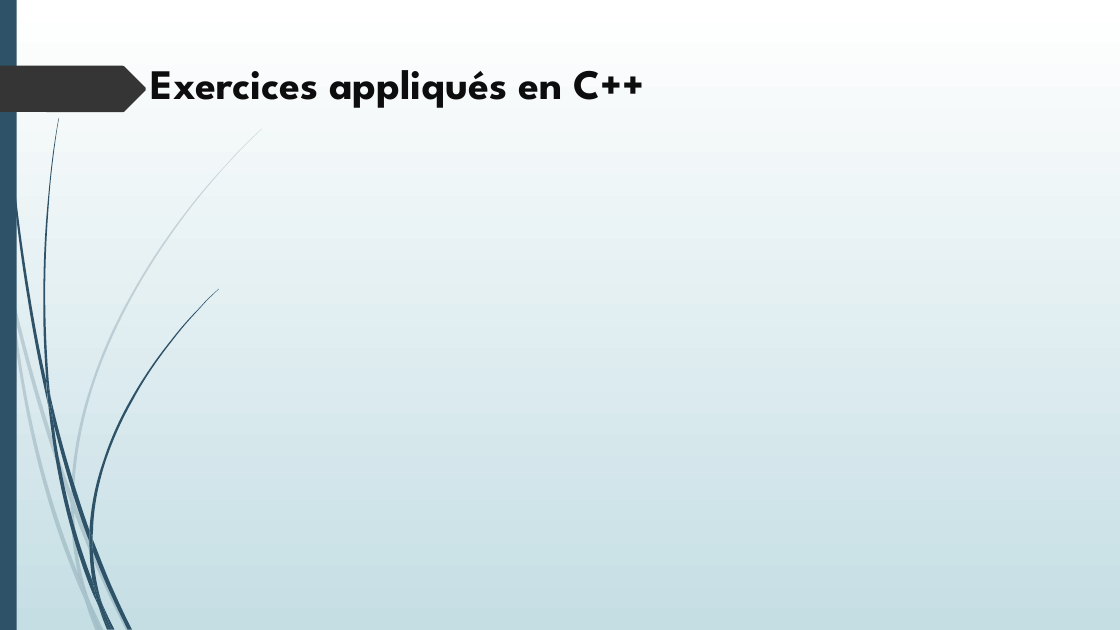
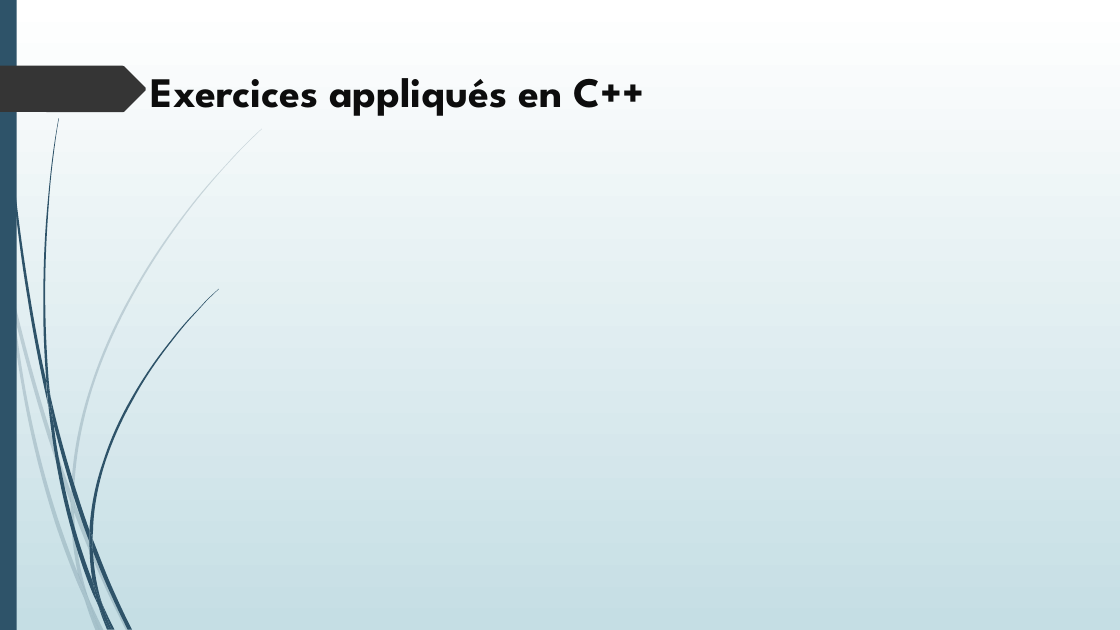
Before and after one commit to lyeslehara1996/TER, a slide deck: slide 6 of Présentation TER.pptx. Drawn at 1120x630 pixels with LibreOffice and Linux fonts; fonts in the diff are those of the drawing. Boxes give left, top, right and bottom in pixels: in the first picture for what was removed or moved away, otherwise in the second. Text is boxed around its words. In the diff, an @@ line names an element or a change of style, - is before the commit and + after.

```diff
--- a/Présentation TER.pptx
+++ b/Présentation TER.pptx
@@ title "Exercices appliqués en C++": place and size @@
-title "Exercices appliqués en C++" at [151, 70, 645, 108]
+title "Exercices appliqués en C++" at [151, 78, 645, 116]
```
Also in this commit, not shown: 3 other slides changed, 10 slides added, 3 slides removed, 1 other file.
